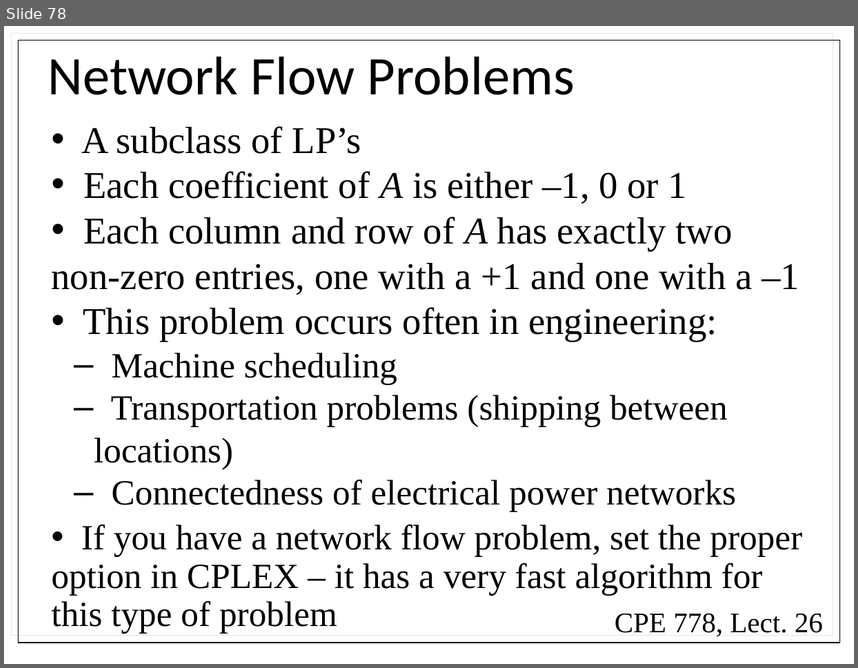
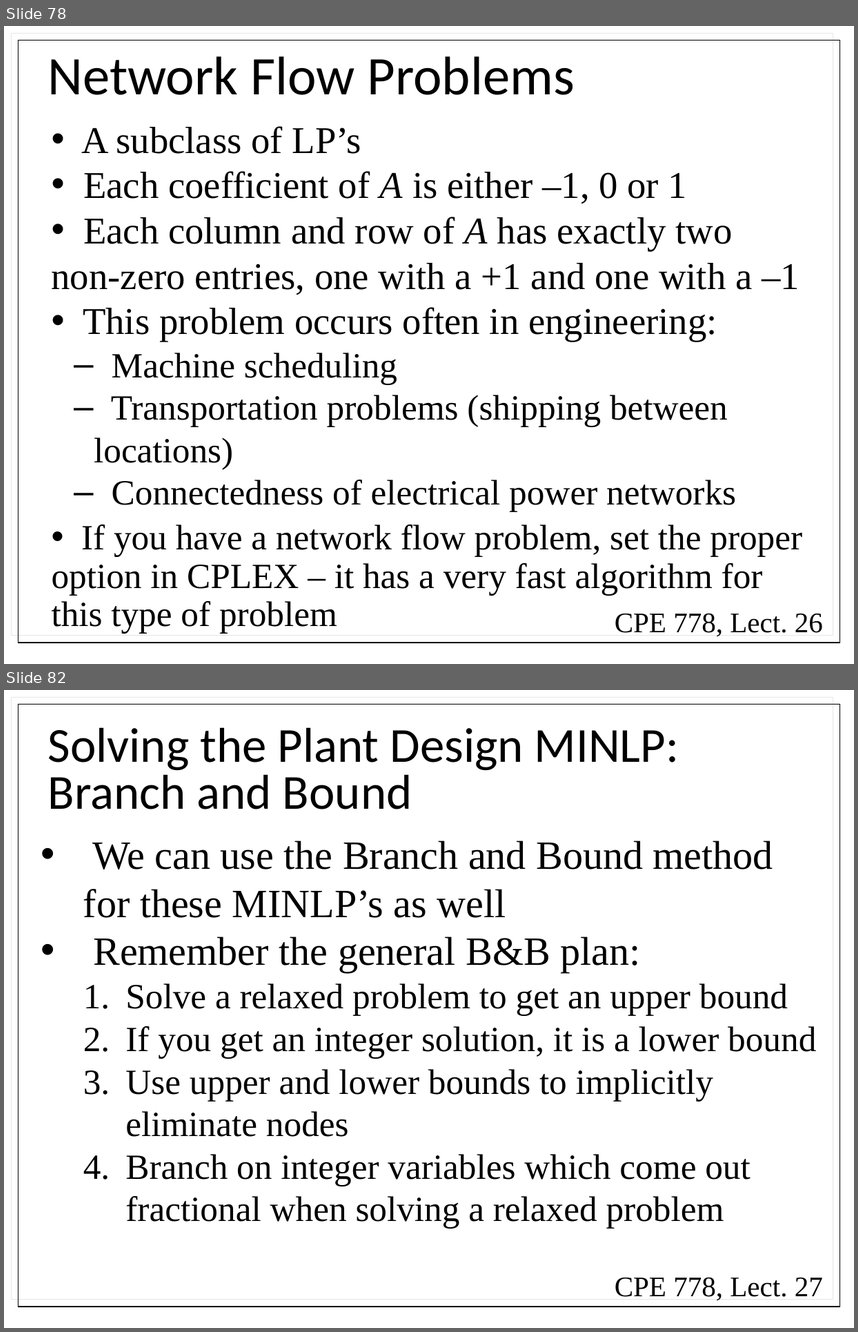
Before and after one commit to powersthegreat/CPE_778, a slide deck: exams/exam_2/Lectures/Combined Lectures.pptx. Shown one above the other, each under a label of ours: slide 78 before the commit, slides 78 and 82 after it; the slides between them are not shown. The pictures are 858x668 and 858x1332 pixels, drawn with LibreOffice and Linux fonts; fonts in the diff are those of the drawing. Boxes give left, top, right and bottom in pixels: in the first picture for what was removed or moved away, otherwise in the second. Text is boxed around its words. In the diff, an @@ line names an element or a change of style, - is before the commit and + after.

```diff
--- a/exams/exam_2/Lectures/Combined Lectures.pptx
+++ b/exams/exam_2/Lectures/Combined Lectures.pptx
@@ slide 82 added at (4, 690, 854, 1328), background #FFFFFF @@
@@ rectangle added at (18, 704, 840, 1306), outline #000000 0.75 pt @@
@@ title added at (48, 727, 679, 809), 41.4 pt, text #000000 @@
+Solving the Plant Design MINLP: Branch and Bound
@@ text added at (83, 840, 816, 1228), 30 pt, text #000000 @@
+• We can use the Branch and Bound method for these MINLP’s as well
+• Remember the general B&B plan:
+  1. Solve a relaxed problem to get an upper bound
+  2. If you get an integer solution, it is a lower bound
+  3. Use upper and lower bounds to implicitly eliminate nodes
+  4. Branch on integer variables which come out fractional when solving a relaxed problem
@@ text added at (615, 1276, 823, 1300), 24 pt, text #000000 @@
+CPE 778, Lect. 27
```
Also in this commit, not shown: 18 other slides added, 10 other files.
